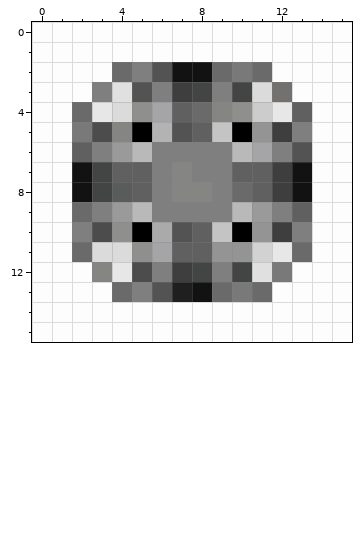
Two states of a pixel-art sprite, public/icon/16.png. The picture above was drawn from the file before the commit.
The file is 16x16 pixels. Colours within 5 levels of each other are drawn and written as one.
The same view after the edit:
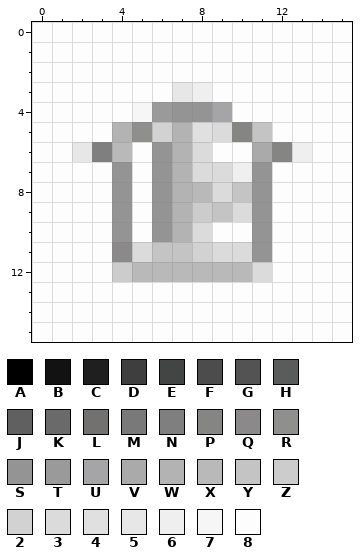
Palette (. is transparent): A #000000  B #131213  C #201f20  D #3e3e3e  E #434544  F #4c4c4d  G #545353  H #5a5c5b  J #606060  K #6a6a6a  L #727170  M #7a7979  N #7f7f7f  P #858584  Q #8b898a  R #8f8f8e  S #959494  T #9a9a9a  U #a5a4a6  V #a9aaa9  W #b4b3b3  X #b9b9b9  Y #c4c4c4  Z #cccccc  2 #d2d2d2  3 #dbdbdb  4 #e1e0e0  5 #e8e7e8  6 #f0eff0  7 #f6f6f6  8 #fdfdfd
The exact change:
@@ x 0..15 @@
  1 8888888888888888
- 2 8888KNGBBKMK8888
- 3 888N4GNDENE3L888
- 4 88K53RUJKPRZ5J88
- 5 88MFPAWGJYASDN88
- 6 88JNTXNNNNXUNG88
- 7 88BEJJNPNNJJDB88
- 8 88BEHJNPPNKJDB88
- 9 88KNTXNNNNXTNJ88
-10 88NFRAVGJYASDN88
-11 88K33RUJJSS25K88
-12 888P5FNDENE4M888
-13 8888KNGCBKMK8888
+ 2 8888888888888888
+ 3 8888888568888888
+ 4 888887TSSU888888
+ 5 8888WR2W43PY8888
+ 6 885NX8SW388VP688
+ 7 8888S8SW336S8888
+ 8 8888S8SWX3YS8888
+ 9 8888S8SWZY3S8888
+10 8888S8SW388S8888
+11 8888Q3YY233S8888
+12 8888ZXXXXXX38888
+13 8888888888888888
 14 8888888888888888
